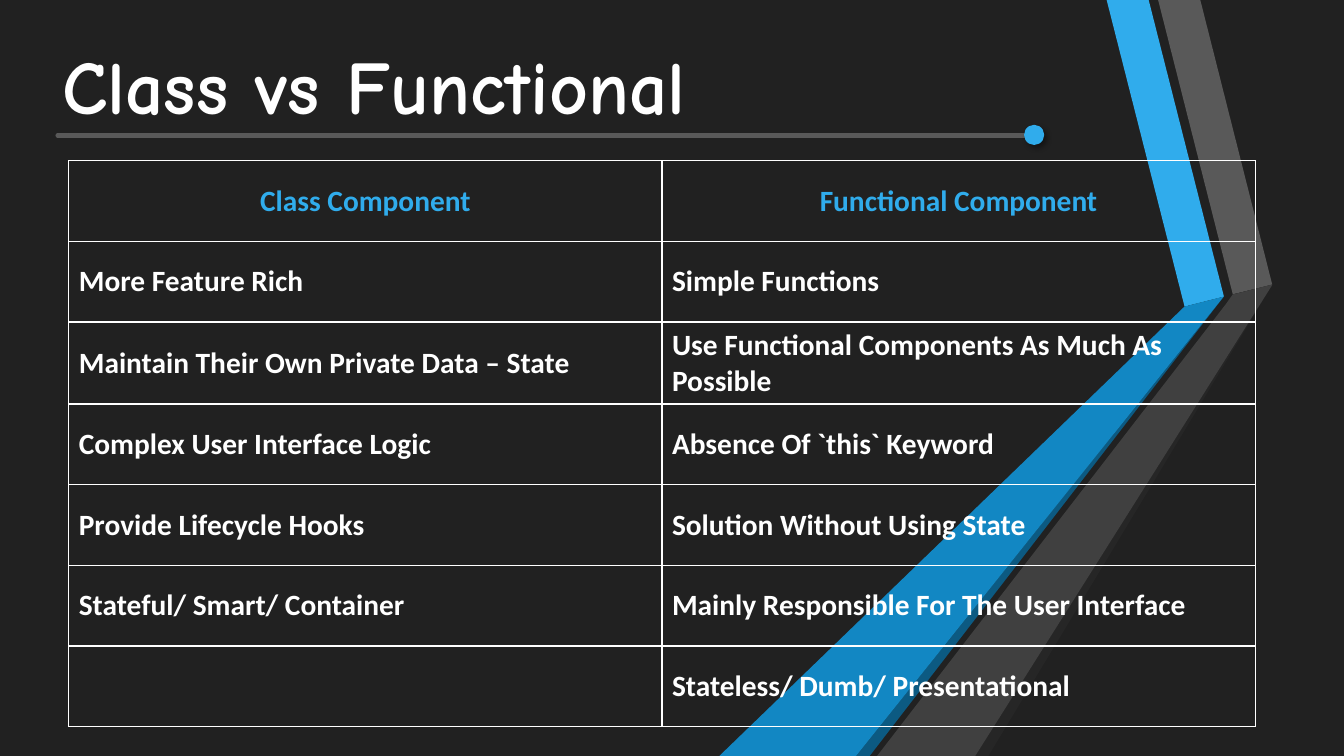
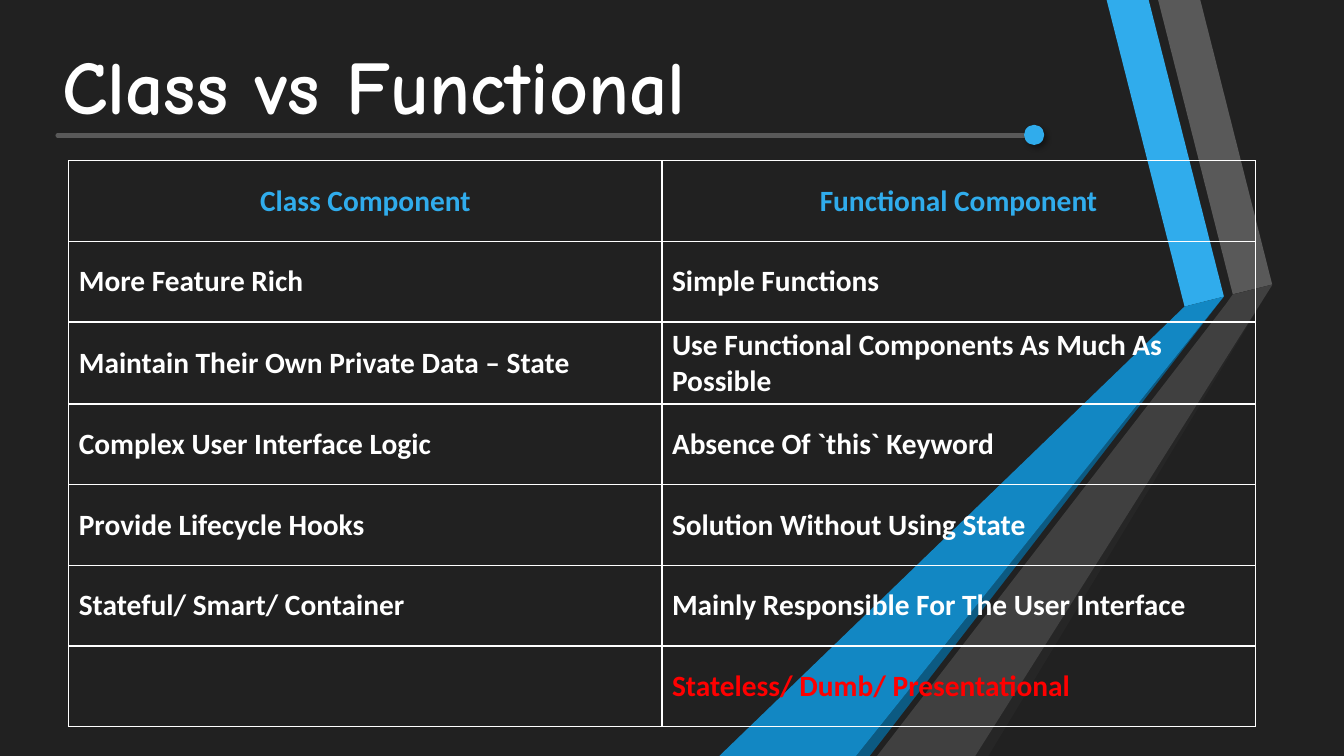
Before and after one commit to mayurpai/GxTrainingBatch2023, a slide deck: slide 24 of Mayur Pai/Presentation/Building Blocks of React JS.pptx. Drawn at 1344x756 pixels with LibreOffice and Linux fonts; fonts in the diff are those of the drawing. Boxes give left, top, right and bottom in pixels: in the first picture for what was removed or moved away, otherwise in the second. Text is boxed around its words. In the diff, an @@ line names an element or a change of style, - is before the commit and + after.

Commit message:
Presentation Updated

```diff
--- a/Mayur Pai/Presentation/Building Blocks of React JS.pptx
+++ b/Mayur Pai/Presentation/Building Blocks of React JS.pptx
@@ table at box(69, 160, 1256, 725) @@
@@ text colour #FFFFFF to #FF0000 in "Stateless/ Dumb/ Presentational" @@
```
